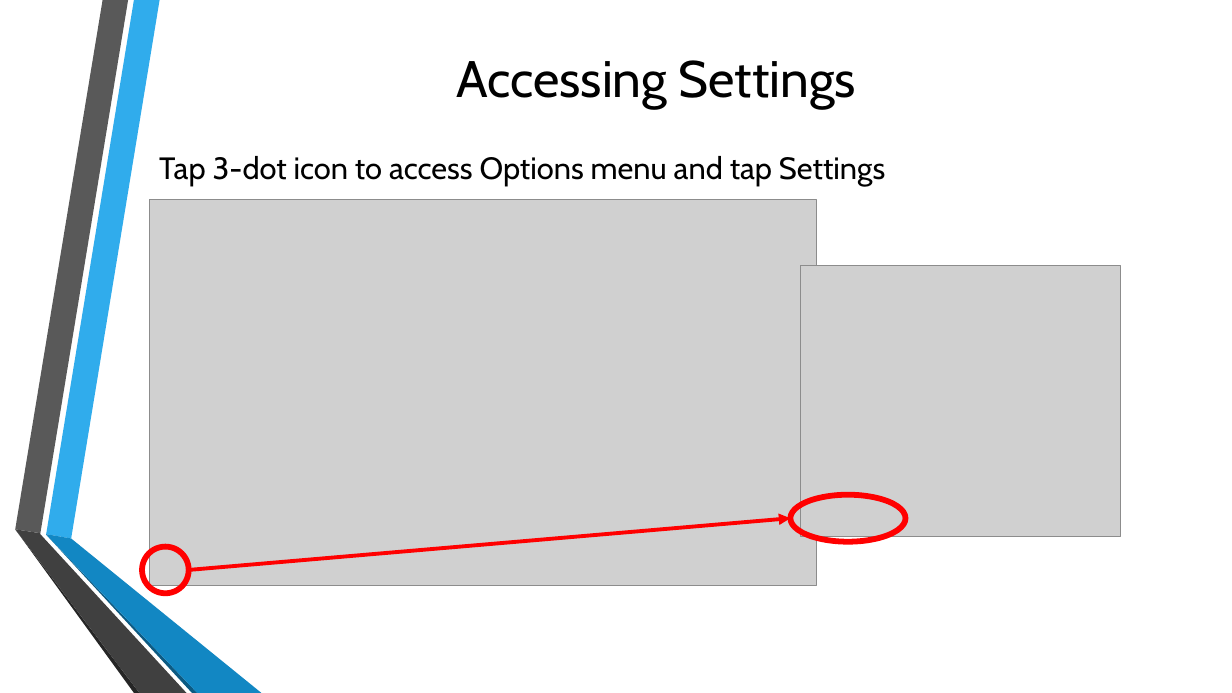
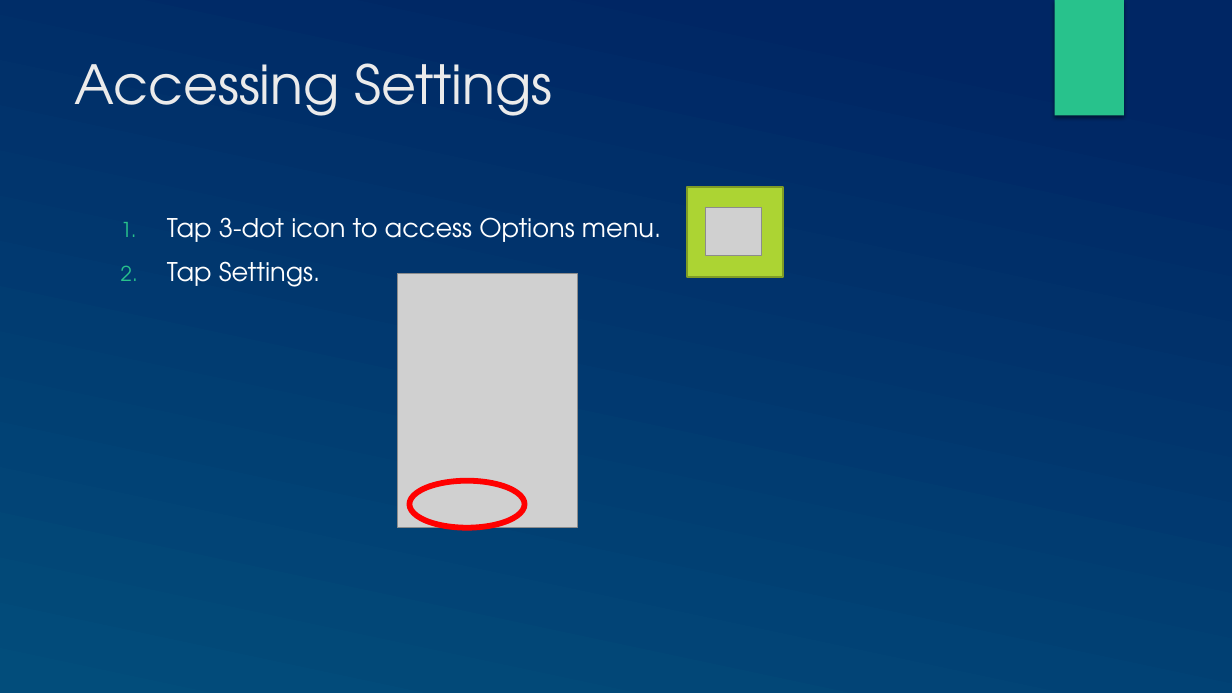
Before and after one commit to mondele/btt-writer-docs, a slide deck: slide 3 of docs/AChangeSettings.pptx. Drawn at 1232x693 pixels with LibreOffice and Linux fonts; fonts in the diff are those of the drawing; grey boxes stand for pictures; background and template pictures are left out. Boxes give left, top, right and bottom in pixels: in the first picture for what was removed or moved away, otherwise in the second. Text is boxed around its words. In the diff, an @@ line names an element or a change of style, - is before the commit and + after.

```diff
--- a/docs/AChangeSettings.pptx
+++ b/docs/AChangeSettings.pptx
@@ background picture (left out) to gradient #002664 to #024E7B @@
@@ rectangle added at [1055, 0, 1124, 116], fill #28C28C @@
@@ title "Accessing Settings": place and size @@
-title "Accessing Settings" at [457, 60, 856, 108]
+title "Accessing Settings" at [75, 63, 553, 116]
@@ title "Accessing Settings" at [75, 63, 553, 116]: size 40 to 42 pt, font Cabin to TeX Gyre Adventor, text colour #000000 to #EBEBEB; alignment centre to left; vertical alignment middle to top @@
@@ picture removed at [150, 199, 816, 585] @@
@@ rectangle added at [688, 188, 784, 277], fill #ACD433, outline #7F9D26 1.5 pt @@
@@ picture added at [705, 208, 761, 256] @@
@@ text at [167, 217, 661, 287]: text changed; size 24 to 20 pt; font Cabin to TeX Gyre Adventor; text colour #000000 to #FFFFFF @@
-Tap 3-dot icon to access Options menu and tap Settings
+1. Tap 3-dot icon to access Options menu.
+2. Tap Settings.
@@ picture removed at [800, 266, 1121, 537] @@
@@ picture added at [397, 274, 577, 529] @@
@@ ellipse: place and size @@
-ellipse at [790, 494, 906, 542]
+ellipse at [409, 481, 525, 528]
@@ group removed at [15, 0, 262, 693]: 6 freeform shapes @@
@@ arrow removed from (189, 570) to (790, 518) @@
@@ ellipse removed at [142, 547, 189, 594] @@
```
Also in this commit, not shown: 9 other slides changed, 17 other files.
